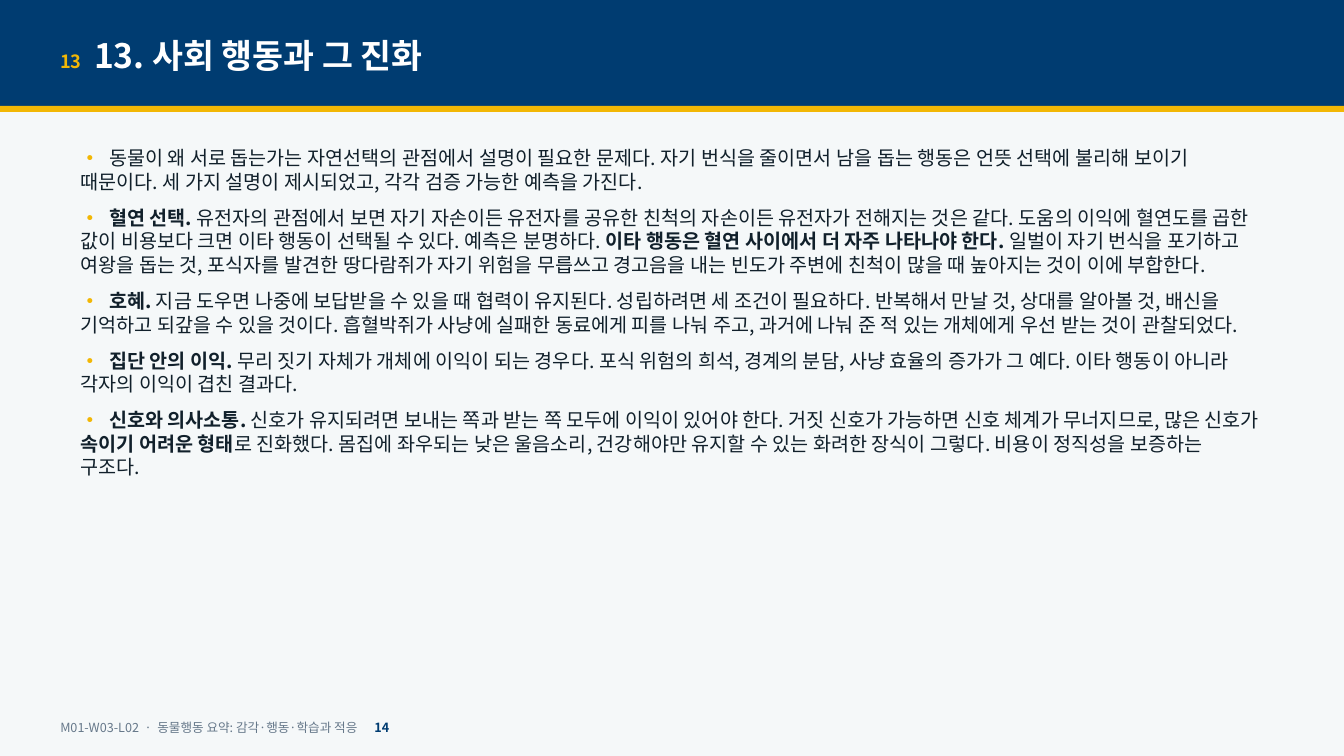
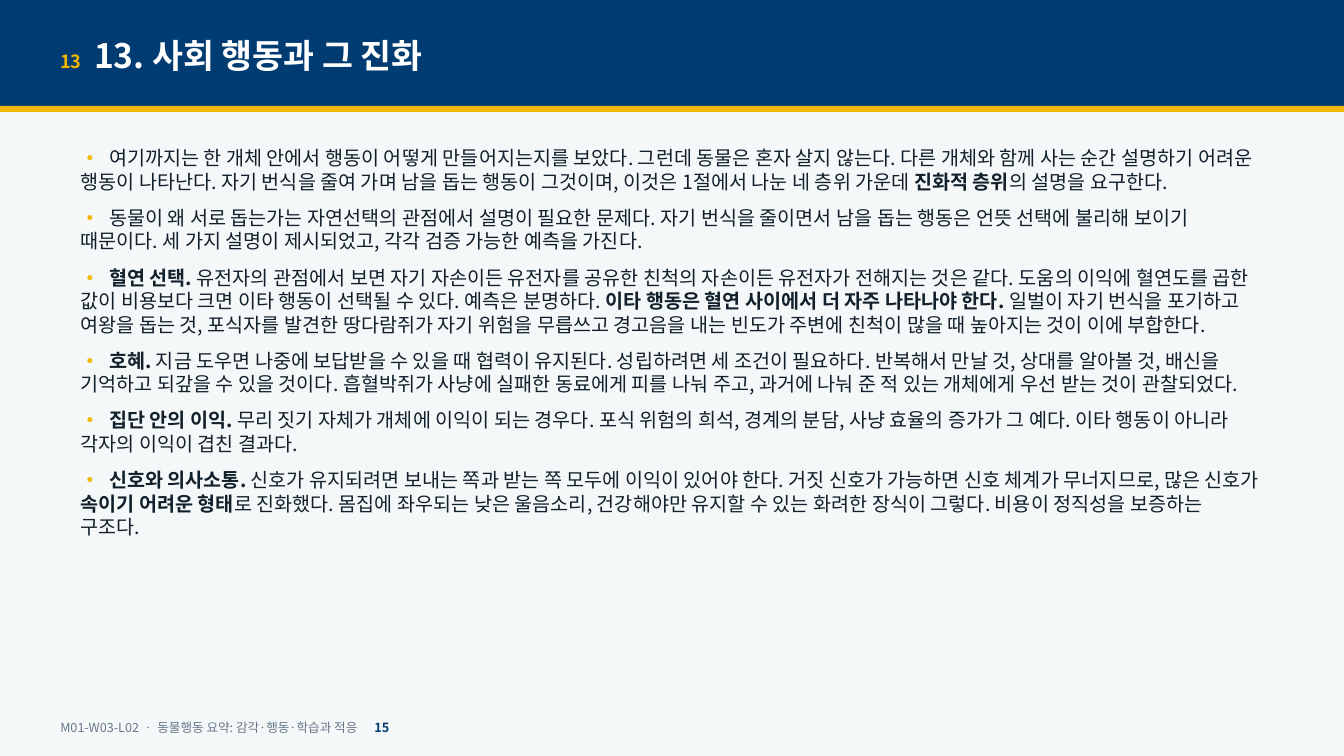
Before and after one commit to hoperiasd2/hoperiasd2.github.io, a slide deck: slide 15 of curriculum/M01/W03/L02/slides-2.pptx (slide 14 before the commit). Drawn at 1344x756 pixels with LibreOffice and Linux fonts; fonts in the diff are those of the drawing. Boxes give left, top, right and bottom in pixels: in the first picture for what was removed or moved away, otherwise in the second. Text is boxed around its words. In the diff, an @@ line names an element or a change of style, - is before the commit and + after.

```diff
--- a/curriculum/M01/W03/L02/slides-2.pptx
+++ b/curriculum/M01/W03/L02/slides-2.pptx
@@ text at (80, 148, 1252, 193): paragraph added @@
+• 여기까지는 한 개체 안에서 행동이 어떻게 만들어지는지를 보았다. 그런데 동물은 혼자 살지 않는다. 다른 개체와 함께 사는 순간 설명하기 어려운 행동이 나타난다. 자기 번식을 줄여 가며 남을 돕는 행동이 그것이며, 이것은 1절에서 나눈 네 층위 가운데 진화적 층위의 설명을 요구한다.
@@ text at (60, 721, 389, 733): text changed @@
-M01-W03-L02 · 동물행동 요약: 감각·행동·학습과 적응 14
+M01-W03-L02 · 동물행동 요약: 감각·행동·학습과 적응 15
```
Also in this commit, not shown: 34 other slides changed, 1 slide added, 21 other files.
